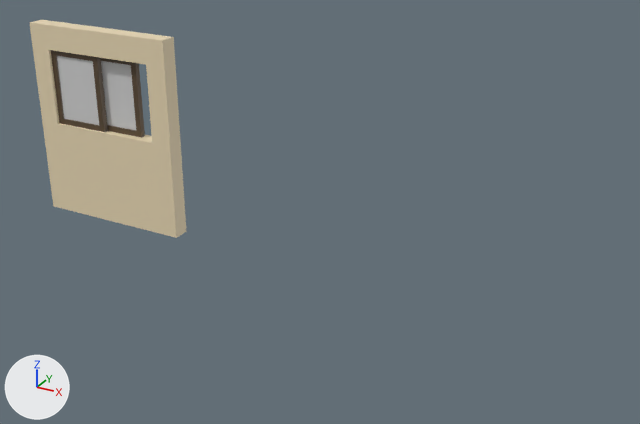
One commit to the FBX model Assets/Maya Files/Stage04/Modules/Wall_window.fbx: the scene before it, then after it.
Rendered twice from a camera (50 mm lens) standing at (15.2, -6.78, 4.6) and looking at (11.12, 0.64, 0.89). Arrows for +X, +Y and +Z are at lower left; the lights stay in place. Where no turn or scale is listed for an object, it has been applied to the vertices.

Names of what the first picture shows: 'wall', 'window1', 'window2'.
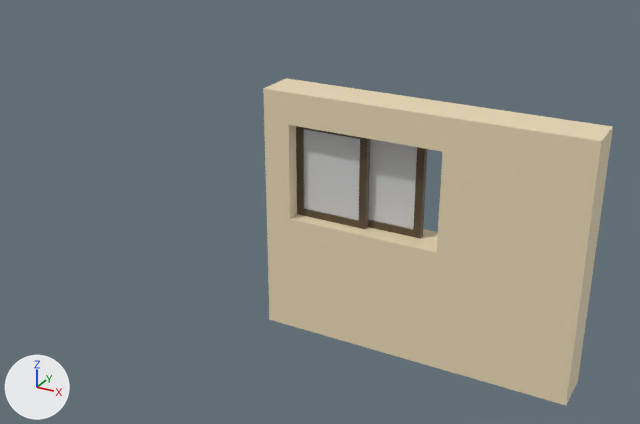
Where the newer file only moved an object's origin or applied its transform, the numbers keep the older frame.

Edits to the bpy script that builds the scene:
```text
Change me_mesh_001:
    where me_mesh_001.from_pydata(...)  # 40 vertices, 34 faces; spans x -0.364..0.364, y -0.061..0.0, z -0.466..0.466
    used by ob_window1; location = (7.623, 0.993, 1.633)
    me_mesh_001 part 5: the whole mesh is moved by (4.0, -1.0, 0.0)
Change me_mesh_002:
    where me_mesh_002.from_pydata(...)  # 40 vertices, 34 faces; spans x -0.364..0.364, y -0.061..0.0, z -0.466..0.466
    used by ob_window2; location = (8.143, 1.054, 1.633)
    me_mesh_002 part 6: the whole mesh is moved by (4.0, -1.0, 0.0)
Change me_mesh:
    where me_mesh.from_pydata(...)  # 32 vertices, 32 faces; spans x -1.0..1.0, y -0.1..0.1, z 0.0..2.4
    used by ob_wall; location = (8.0, 1.0, 0.0)
    me_mesh part 1: all 12 vertices in x -1.0..0.74, y -0.1, z 0.0..2.4 are moved by (1.0, -0.1, 0.0)
    me_mesh part 2: all 12 vertices in x -1.0..0.74, y 0.1, z 0.0..2.4 are moved by (1.0, 0.1, 0.0)
    me_mesh part 3: all 4 vertices in x 1.0, y -0.1, z 0.0..2.4 are moved by (2.0, -0.1, 0.0)
    me_mesh part 4: all 4 vertices in x 1.0, y 0.1, z 0.0..2.4 are moved by (2.0, 0.1, 0.0)
Change ob_wall:
    ob_wall.location: (8.0, 1.0, 0.0) -> (11.0, 0.0, 0.0)
```

Changed parts and their boxes (x1, y1, x2, y2) in the pictures (640 x 424 px; the box of a moved part takes in the faces that stretch with it):
'wall', reshaped, moved (121% wider, 50% taller): before (29, 20, 187, 238); after (263, 78, 613, 405)
'window1', mesh moved: before (51, 50, 108, 132); after (296, 126, 370, 229)
'window2', mesh moved: before (101, 58, 145, 138); after (368, 139, 427, 239)
part 1 of me_mesh, moved or reshaped: before (29, 22, 159, 233); after (263, 89, 444, 366)
part 2 of me_mesh, moved or reshaped: before (30, 20, 155, 143); after (263, 78, 462, 253)
part 3 of me_mesh, moved or reshaped: before (144, 38, 177, 238); after (430, 117, 601, 405)
part 4 of me_mesh, moved or reshaped: before (146, 35, 187, 237); after (445, 104, 613, 405)
